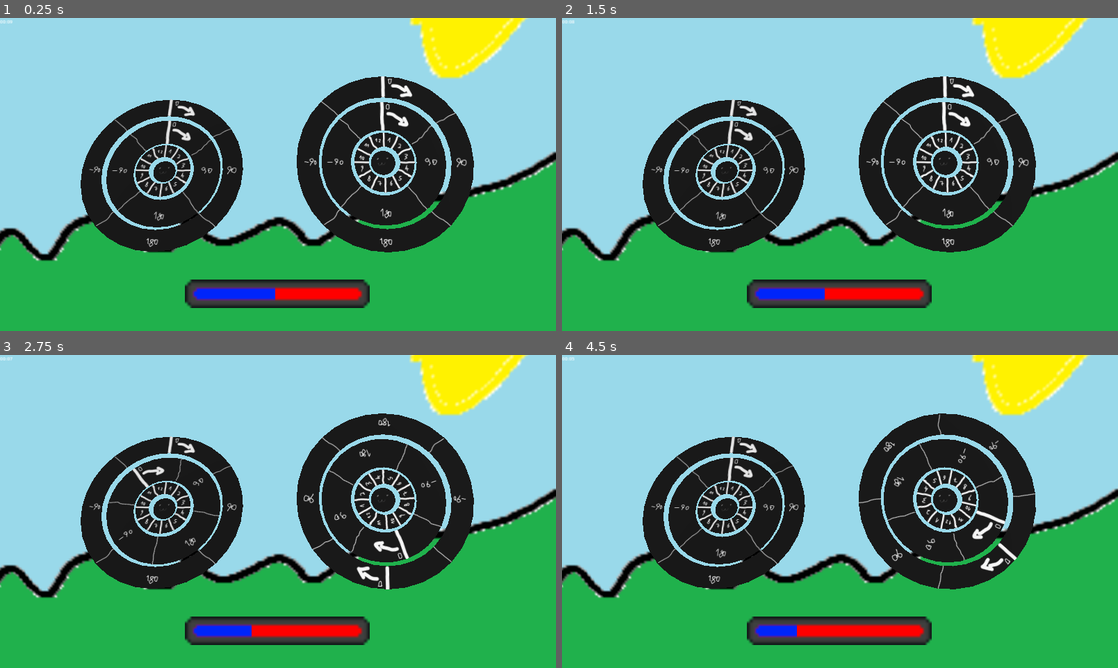
Above: before the commit, frames 1-4 (two rows, left to right).
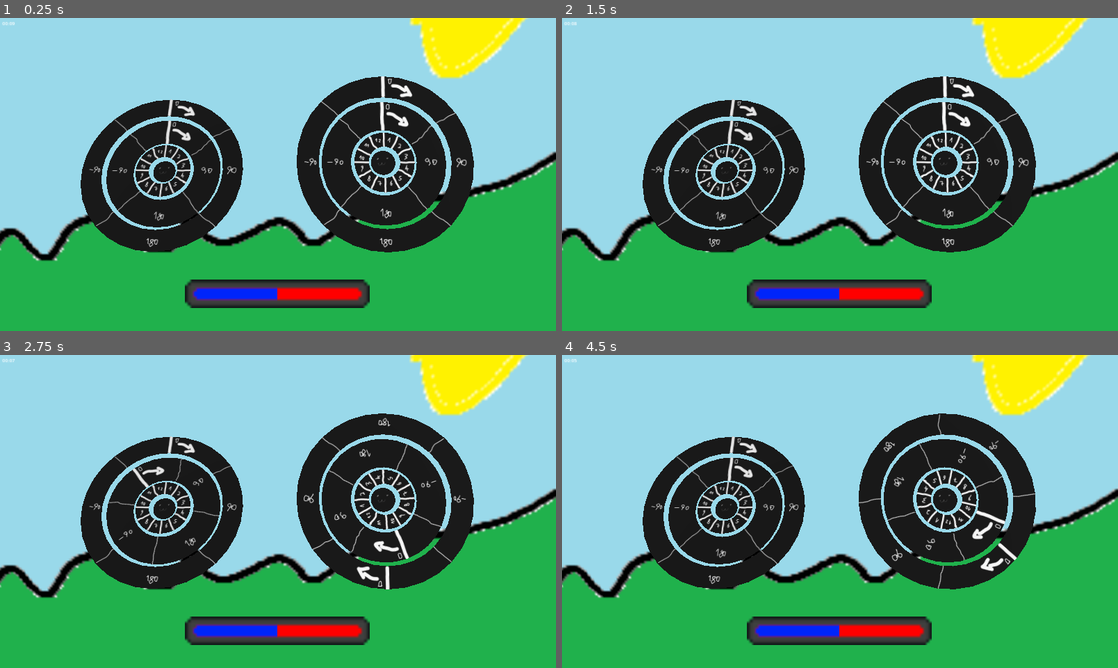
Above: after the commit, the same moments.

Repository: elpozewaunig/SacrilegiousTerminus
Game: Godot game, scene res://maintest.tscn
The game is run twice, just before and just after one commit, with the same random seed, the same clock (stepped at 60 frames per second) and the same inputs.
Inputs:
- Up to frame 1 (0.25 s): no input
- Up to frame 2 (1.5 s): hold Right (input-right) 0.53-1.28 s; tap Down (input-before) at 0.6 s; tap Enter at 1.25 s; hold A (input-left) from 1.28 s (still down); tap Space (input-next) at 1.35 s
- Up to frame 3 (2.75 s): release A (input-left) at 2.03 s; hold Right (input-right) from 2.03 s (still down); tap 1 (temporaryNewSpinCommand) at 2.1 s
- Up to frame 4 (4.5 s): tap Down (input-before) at 2.85 s; tap Space (input-next) at 3.5, 3.6 s; release Right (input-right) at 3.53 s; hold A (input-left) from 3.53 s (still down); tap Enter at 4.25 s; tap 1 (temporaryNewSpinCommand) at 4.35 s

The runs differ from the first frame. In frame 1, less than 0.1% of the frame differs, in the area x 0-50%, y 0-91%; in frame 2, 0.1%; in frame 3, 0.2%; in frame 4, 0.4%.

Commit message:
basic point evaluation including countdown and progress bar

Diff:
--- a/code/roundManager.gd
+++ b/code/roundManager.gd
@@ -4,12 +4,14 @@
 var opponentSpins: Array
 @export var playerWheel: Node3D
 @export var opponentWheel: Node3D
-@export var progressBar: TextureProgressBar
+@export var progressBar: TextureProgressBar#
+@export var timeForRoud: int
 
 var ringCount: int
 var wheelSizes: Array
 
 var score:float
+var timeTillNewSpin: float
 
 const maxScore:int = 100
 const segmenctCount:int = 3
@@ -26,24 +28,31 @@
 		wheelSizes.append(playerWheel.outerRing.segmentCount)
 
 	score = 50
+	timeTillNewSpin = timeForRoud
 
 
 # Called every frame. 'delta' is the elapsed time since the previous frame.
 func _process(delta: float) -> void:
 	var eval = evaluatePosition()
+	timeTillNewSpin -= delta
 	#score --> #0 falash, #1 ich akzeptiere, #2 Q1-Lösung
 	# 1 can be ignored for now, is for possible extensions with partial points
 
 	if eval == 0 && score != 0:
-		#TODO: (% time till new spin) (1/3 nix, 2/3 ~50%, 3/4 ~minitest)
-		score -= maxScore * delta /progressDuration
+		score -= (maxScore * delta /progressDuration)*getPointsDetuctionFactor(timeTillNewSpin, timeForRoud)
 		if score < 0: score = 0
 	elif eval == 2 && score != maxScore:
-		score += maxScore * delta /progressDuration
+		score += (maxScore * delta /progressDuration)*getBonusPointsFactor(timeTillNewSpin, timeForRoud)
 		if score>maxScore: score = maxScore
 
 	print(score)
 	progressBar.update(score, maxScore)
+
+
+	#update timer
+	if timeTillNewSpin <= 0:
+		timeTillNewSpin = timeForRoud
+		opponentWheel.spin()
 
 
 func evaluatePosition() -> int: #0 falash, #1 ich akzeptiere, #2 Q1-Lösung
@@ -111,3 +120,27 @@
 		push_error("michi") # sehr kreativer Name, danke für den Vorschlag @seal
 
 	return (currentPlayerSpins+offset)%size == currentOpponentSpins
+
+func getPointsDetuctionFactor(timeLeft:float, intervalSize:int) -> float:
+	# (1/3 nix, 2/3 ~50%, 3/4 ~minitest)
+	var percentLeft = timeLeft / intervalSize * 100
+	if percentLeft > 66:
+		return 0
+
+	if percentLeft > 33:
+		return 0.5
+
+	if percentLeft < 10:
+		return 2
+
+	return 1
+
+func getBonusPointsFactor(timeLeft: float, intervalSize:int) -> float:
+	var percentLeft = timeLeft / intervalSize * 100
+	if percentLeft > 66:
+		return 2
+
+	if percentLeft > 50:
+		return 1.5
+
+	return 1
--- a/maintest.tscn
+++ b/maintest.tscn
@@ -48,6 +48,7 @@
 playerWheel = NodePath("ManualWheel")
 opponentWheel = NodePath("AutomaticWheel")
 progressBar = NodePath("CanvasLayer/TextureProgressBar")
+timeForRoud = 20
 
 [node name="AutomaticWheel" parent="GameManager/roundManager" instance=ExtResource("3_knfil")]
 transform = Transform3D(1, 0, 0, 0, 0.414693, -0.909961, 0, 0.909961, 0.414693, 1.208, 0.53, -1.245)
@@ -83,5 +84,7 @@
 script = SubResource("GDScript_3kbci")
 
 [node name="Label" type="Label" parent="GameManager/CanvasLayer"]
-offset_right = 40.0
-offset_bottom = 23.0
+offset_left = 8.0
+offset_top = 6.0
+offset_right = 48.0
+offset_bottom = 29.0
